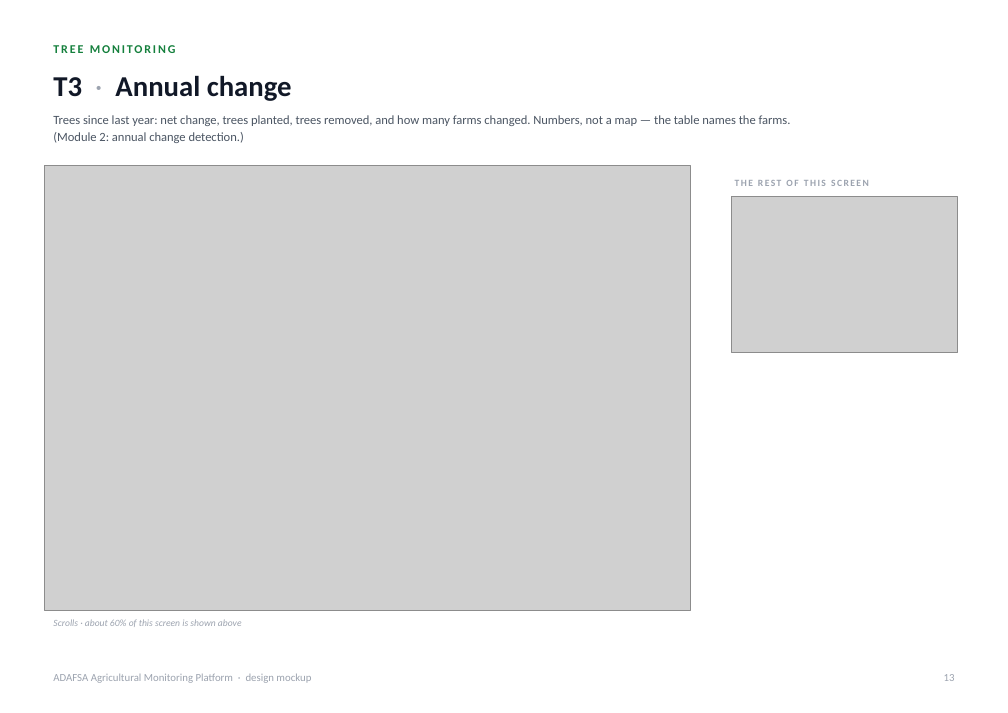
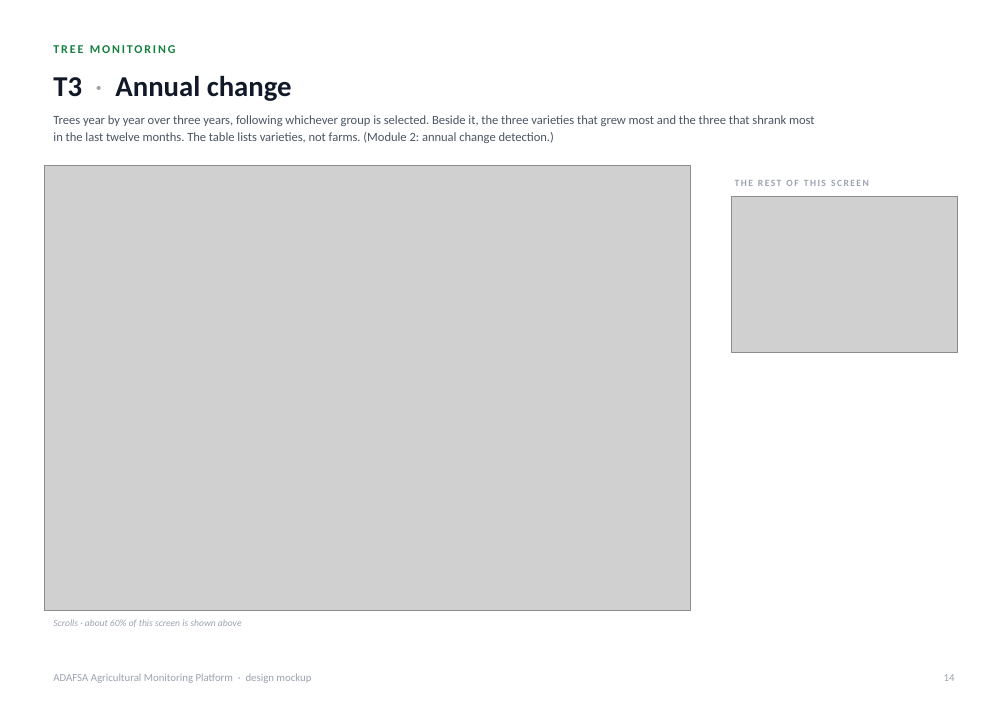
Before and after one commit to romainbigare/adafsa-mockup, a slide deck: slide 14 of docs/ADAFSA_Platform_Screens.pptx (slide 13 before the commit). Drawn at 1008x713 pixels with LibreOffice and Linux fonts; fonts in the diff are those of the drawing; grey boxes stand for pictures. Boxes give left, top, right and bottom in pixels: in the first picture for what was removed or moved away, otherwise in the second. Text is boxed around its words. In the diff, an @@ line names an element or a change of style, - is before the commit and + after.

```diff
--- a/docs/ADAFSA_Platform_Screens.pptx
+++ b/docs/ADAFSA_Platform_Screens.pptx
@@ text at (53,115,814,143): text changed @@
-Trees since last year: net change, trees planted, trees removed, and how many farms changed. Numbers, not a map — the table names the farms. (Module 2: annual change detection.)
+Trees year by year over three years, following whichever group is selected. Beside it, the three varieties that grew most and the three that shrank most in the last twelve months. The table lists varieties, not farms. (Module 2: annual change detection.)
@@ text at (944,674,955,681): text changed @@
-13
+14
```
Also in this commit, not shown: 28 other slides changed, 1 slide added, 40 other files.
